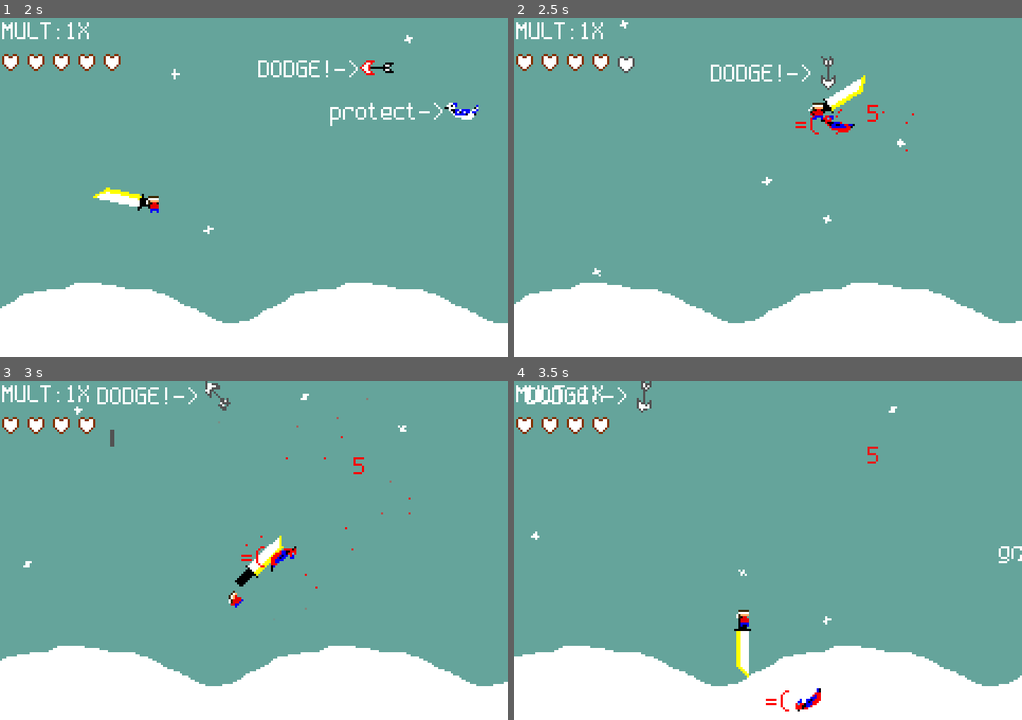
Above: before the commit, frames 1-4 (two rows, left to right).
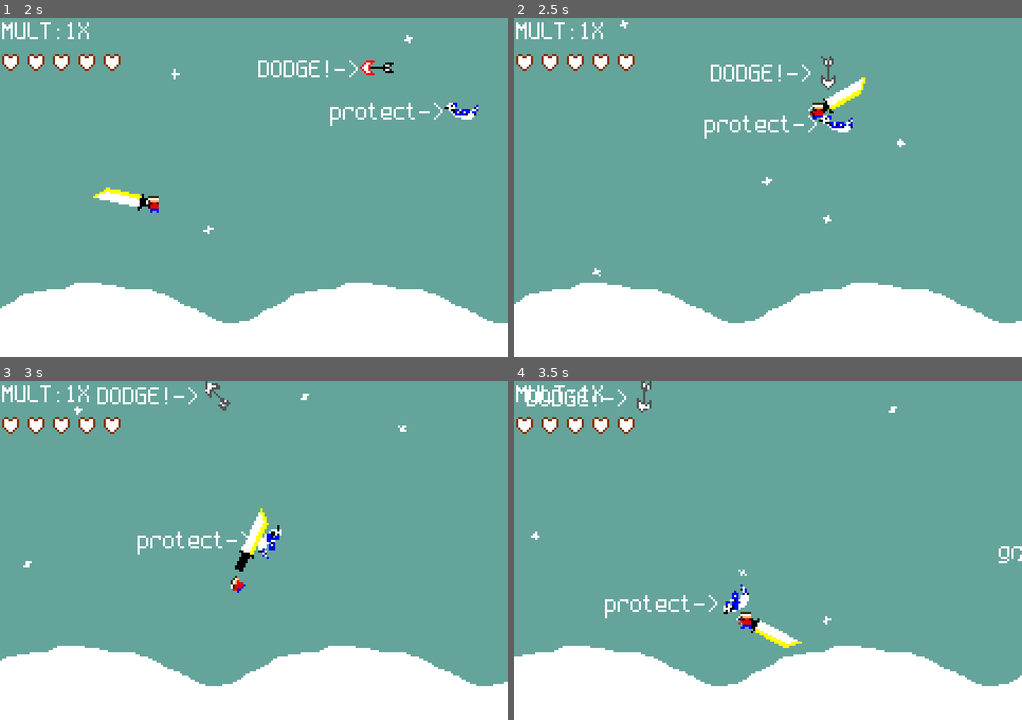
Above: after the commit, the same moments.

Repository: bytomancer/clonq-jam-2026
Game: Godot game, scene res://scn/main.tscn
Same seed, same stepped clock (60 frames per second), same inputs: the game is played once before the commit and once after it. This scene is started directly instead of the project's main scene.
Inputs (mouse positions are in pixels of both pictures, inside the frame that each line leads up to):
- Up to frame 1 (2 s): move the mouse to (365, 170) at 0.52 s; move the mouse to (152, 204) at 1.27 s
- Up to frame 2 (2.5 s): move the mouse to (818, 112) at 2.02 s
- Up to frame 3 (3 s): move the mouse to (228, 618) at 2.77 s
- Up to frame 4 (3.5 s): no input

Frame 1 is identical in both runs. In frame 2, 0.7% of the frame differs, in the area x 20-79%, y 10-40%; in frame 3, 1.8%; in frame 4, 2.0%, in the area x 2-72%, y 0-98%.

Commit message:
Committing progress on refactor

Diff:
--- a/godot/project.godot
+++ b/godot/project.godot
@@ -14,6 +14,16 @@
 run/main_scene="uid://bhtl2w56fieul"
 config/features=PackedStringArray("4.6", "GL Compatibility")
 config/icon="res://icon.svg"
+
+[debug]
+
+gdscript/warnings/untyped_declaration=1
+gdscript/warnings/unsafe_property_access=1
+gdscript/warnings/unsafe_method_access=1
+gdscript/warnings/unsafe_cast=1
+gdscript/warnings/unsafe_call_argument=1
+gdscript/warnings/return_value_discarded=1
+gdscript/warnings/missing_await=1
 
 [display]
 
--- a/godot/src/bamboo_wall.gd
+++ b/godot/src/bamboo_wall.gd
@@ -1,14 +1,15 @@
 extends StaticBody2D
+class_name BambooWall
 
 const KILLZONE = 8.0
 
 @export
-var speed = 30.0
+var speed: float = 30.0
 
 @export
-var hp = 100.0
+var hp: float = 100.0
 
-var dmg_display
+var dmg_display: DmgNumDisplay
 
 func _enter_tree() -> void:
 	self.dmg_display = get_node("/root/Main/DmgNumDisplay")
--- /dev/null
+++ b/godot/src/damaged_by_sword_edge.gd
@@ -0,0 +1,5 @@
+class_name DamagedBySwordEdge
+extends Node2D
+
+func damage(_dmg: float) -> void:
+    pass
--- a/godot/src/dmg_num_display.gd
+++ b/godot/src/dmg_num_display.gd
@@ -1,22 +1,24 @@
 extends Node2D
+class_name DmgNumDisplay
 
-var dmg_pt
+var dmg_pt: Node2D
 
 func _enter_tree() -> void:
-	self.dmg_pt = get_node("/root/Main/Player").get_dmg_pt()
+	var player: Player = get_node("/root/Main/Player") as Player
+	self.dmg_pt = player.get_dmg_pt()
 
 func add_txt(text: String, color: Color) -> void:
-	var new_node: Label = $NumPopup.duplicate()
-	var lab_set = new_node.label_settings.duplicate()
-	new_node.label_settings = lab_set
-	new_node.text = text
-	new_node.label_settings.font_color = color
-	new_node.global_position = dmg_pt.global_position
-	new_node.create()
-	new_node.show()
-	add_child(new_node)
+	var new_label := $NumPopup.duplicate() as NumPopup
+	var label_settings := new_label.label_settings.duplicate()
+	new_label.label_settings = label_settings
+	new_label.text = text
+	new_label.label_settings.font_color = color
+	new_label.global_position = dmg_pt.global_position
+	new_label.create()
+	new_label.show()
+	add_child(new_label)
 
 func add_number(num: float, color: Color) -> void:
-	var num_i = roundi(num)
-	var num_s = "%d" % num_i
+	var num_i := roundi(num)
+	var num_s := "%d" % num_i
 	self.add_txt(num_s, color)
--- a/godot/src/guy.gd
+++ b/godot/src/guy.gd
@@ -1,11 +1,12 @@
 extends CharacterBody2D
+class_name Guy
 
 const SLOW_VEL = 10.0
 const MID_VEL = 40.0
 const FAST_VEL = 80.0
 
 const INVULN_TIME = 2.0
-var invuln_timer = 0.0
+var invuln_timer := 0.0
 
 # func damage(_dmg: float) -> void:
 # 	get_tree().change_scene_to_file("res://scn/lose.tscn")
--- a/godot/src/num_popup.gd
+++ b/godot/src/num_popup.gd
@@ -1,4 +1,5 @@
 extends Label
+class_name NumPopup
 
 @export
 var speed = 10.0
--- a/godot/src/player.gd
+++ b/godot/src/player.gd
@@ -1,48 +1,53 @@
 extends Node2D
+class_name Player
 
 @export
-var player_speed = 300.0;
+var max_player_speed := 300.0;
 
 @export
-var target: Node2D
+var damage_multiplier: float = 1.0
 
-@export
-var damage_multiplier = 1.0
+var previous_knife_ang_vel: float = 0.0
 
-var previous_knife_ang_vel = 0.0
-
-var dmg_display
-var hud
+var dmg_display_ref: DmgNumDisplay
+var hud_ref: Control
+var guy_ref: CharacterBody2D
+var knife_ref: RigidBody2D
 
 func _enter_tree() -> void:
-	self.dmg_display = get_node("/root/Main/DmgNumDisplay")
-	self.hud = get_node("/root/Main/HUD")
+	self.knife_ref = $Knife
+	self.dmg_display_ref = get_node("/root/Main/DmgNumDisplay")
+	self.hud_ref = get_node("/root/Main/HUD")
+	self.guy_ref = $Guy
 
 func _process(delta: float) -> void:
-	var diff: Vector2 = get_global_mouse_position() - target.global_position
-	if diff.length() > player_speed * delta:
-		diff = diff.normalized() * player_speed * delta
-	target.velocity = diff / delta
-	target.move_and_slide()
-	previous_knife_ang_vel = $Knife.angular_velocity
+	_move_toward_mouse(delta)
+	previous_knife_ang_vel = self.knife_ref.angular_velocity
 
-func _on_slicer_body_entered(body: Node2D) -> void:
-	if !body.is_in_group("damaged_by_sword_edge"):
-		pass
-	var knife_speed = abs(previous_knife_ang_vel)
-	var dmg = knife_speed * damage_multiplier
+func _move_toward_mouse(delta: float) -> void:
+	var dir_to_mouse: Vector2 = get_global_mouse_position() - guy_ref.global_position
+	var max_velocity_this_update := max_player_speed * delta
+	var max_velocity_this_update_squared := max_velocity_this_update ** 2
+	if dir_to_mouse.length_squared() > max_velocity_this_update_squared:
+		dir_to_mouse = dir_to_mouse.normalized() * max_velocity_this_update
+	guy_ref.velocity = dir_to_mouse / delta
+	var _collided := guy_ref.move_and_slide()
+
+func _on_slicer_body_entered(body: DamagedBySwordEdge) -> void:
+	var knife_speed := absf(previous_knife_ang_vel)
+	var dmg := knife_speed * self.damage_multiplier
 	if dmg < 1.0:
 		dmg = 1.0
-	print(dmg)
-	body.damage(dmg)
+	var body_cast := body as DamagedBySwordEdge
+	body_cast.damage(dmg)
 
 func get_dmg_pt() -> Node2D:
 	return $Knife/DmgNumPt
 
 func powerup() -> void:
 	damage_multiplier += 1.0
-	self.hud.set_damage_multiplier(damage_multiplier)
-	dmg_display.add_txt("DMG UP!", Color8(255, 255, 0))
+	self.hud_ref.set_damage_multiplier(damage_multiplier)
+	dmg_display_ref.add_txt("DMG UP!", Color8(255, 255, 0))
 
 func damage() -> void:
 	if $Guy.invuln_timer >= 0:
@@ -51,9 +56,9 @@
 	reduce_hearts()
 
 func reduce_hearts() -> void:
-	if self.hud.get_heart_count() == 1:
+	if self.hud_ref.get_heart_count() == 1:
 		get_tree().change_scene_to_file("res://scn/lose.tscn")
-	self.hud.reduce_hearts()
+	self.hud_ref.reduce_hearts()
 
 func _on_grab_area_body_entered(body: Node2D) -> void:
 	body.consume()
Not shown, added: godot/src/damaged_by_sword_edge.gd.uid
